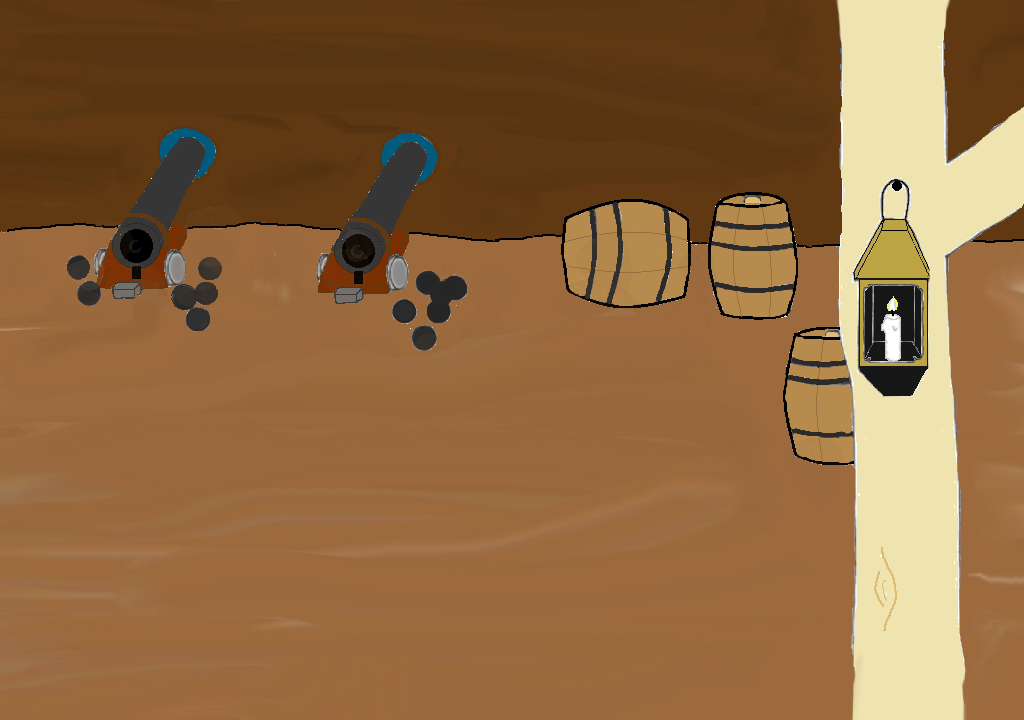
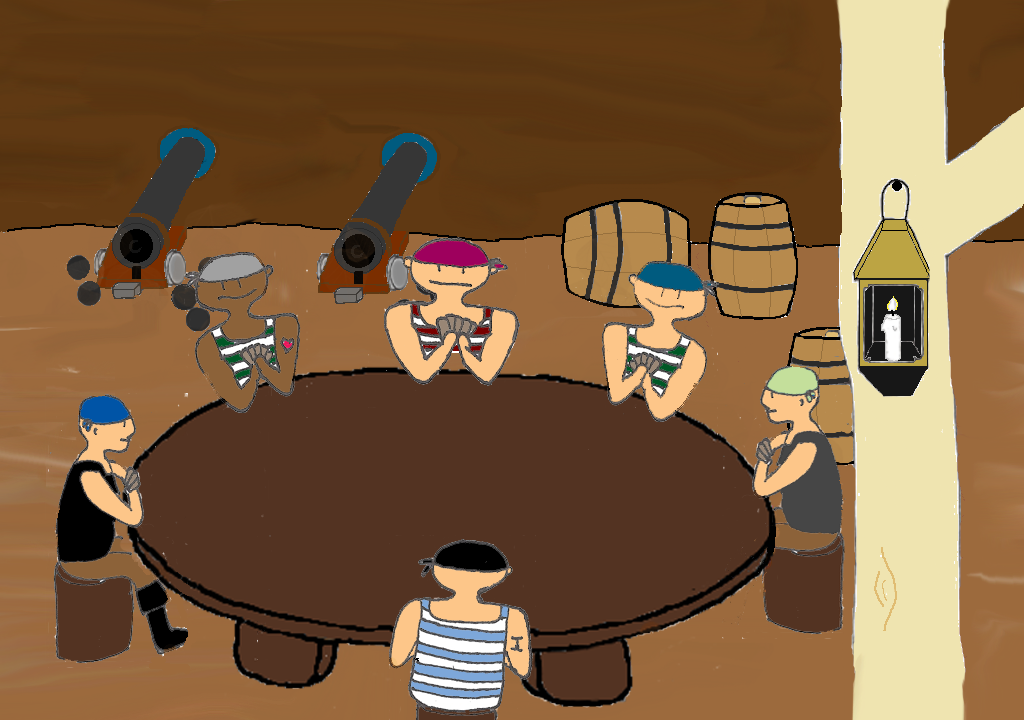
The second 1024px x 720px image is a revision of the first. Changes to its layers:
added layer "Layer 12" above "Layer 9" over [368, 236, 549, 408]
added layer "Layer 9" above "Layer 8" over [588, 261, 719, 450]
added layer "Layer 8" above "Layer 7" over [153, 252, 400, 516]
added layer "Layer 7" above "Layer 10" over [389, 535, 536, 720]
added layer "Layer 13" above "Layer 11" over [722, 349, 860, 639]
added layer "Layer 11" above "Layer 5" over [45, 380, 272, 674]
added layer "Layer 5" above "Layer 4" over [0, 348, 778, 714]
painted on "Layer 4" over [36, 67, 344, 526]
